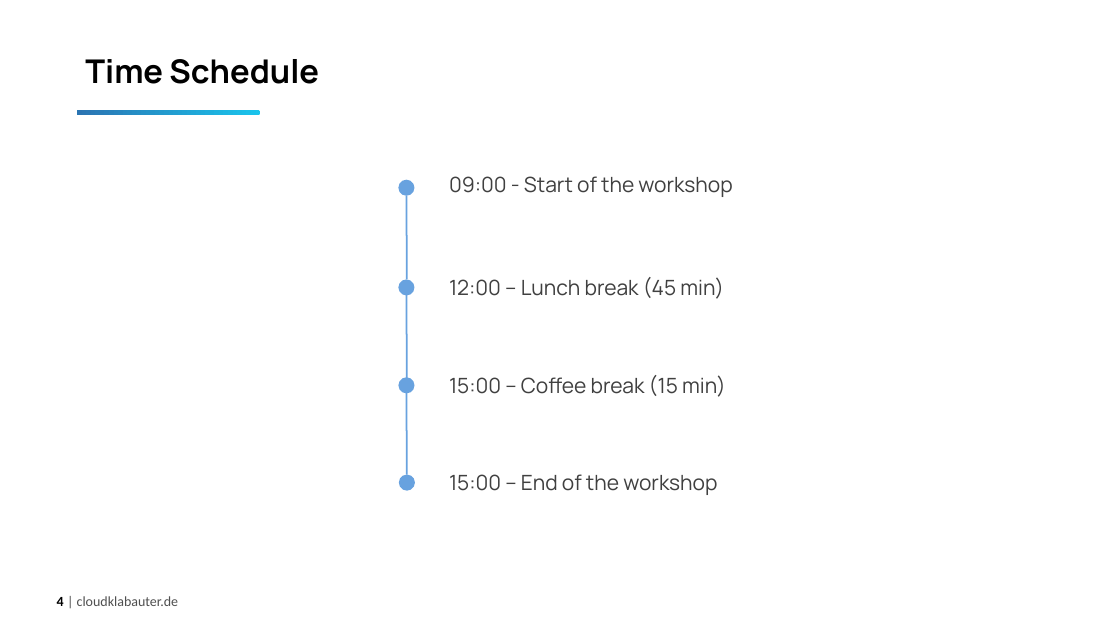
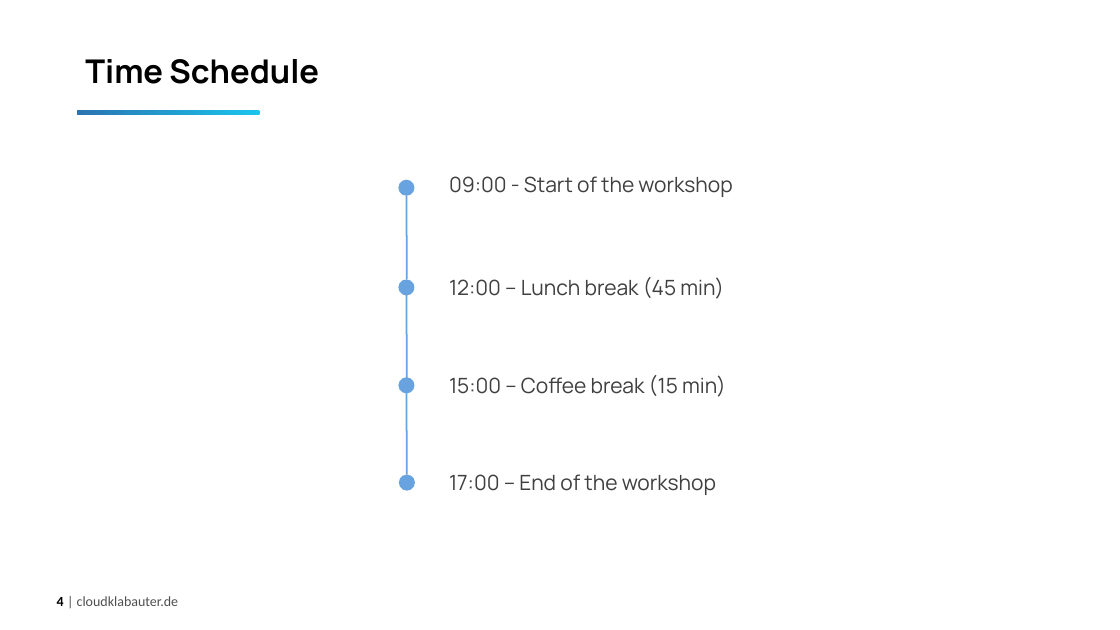
Before and after one commit to CloudKlabauter/HotChocolateWorkshop, a slide deck: slide 4 of slides/HotChocolate_Part_1.pptx. Drawn at 1120x630 pixels with LibreOffice and Linux fonts; fonts in the diff are those of the drawing; background and template pictures are left out. Boxes give left, top, right and bottom in pixels: in the first picture for what was removed or moved away, otherwise in the second. Text is boxed around its words. In the diff, an @@ line names an element or a change of style, - is before the commit and + after.

Commit message:
Add slides for Part II

```diff
--- a/slides/HotChocolate_Part_1.pptx
+++ b/slides/HotChocolate_Part_1.pptx
@@ text at box(449, 474, 716, 495): text changed @@
-15:00 – End of the workshop
+17:00 – End of the workshop
```
Also in this commit, not shown: 4 other files.
